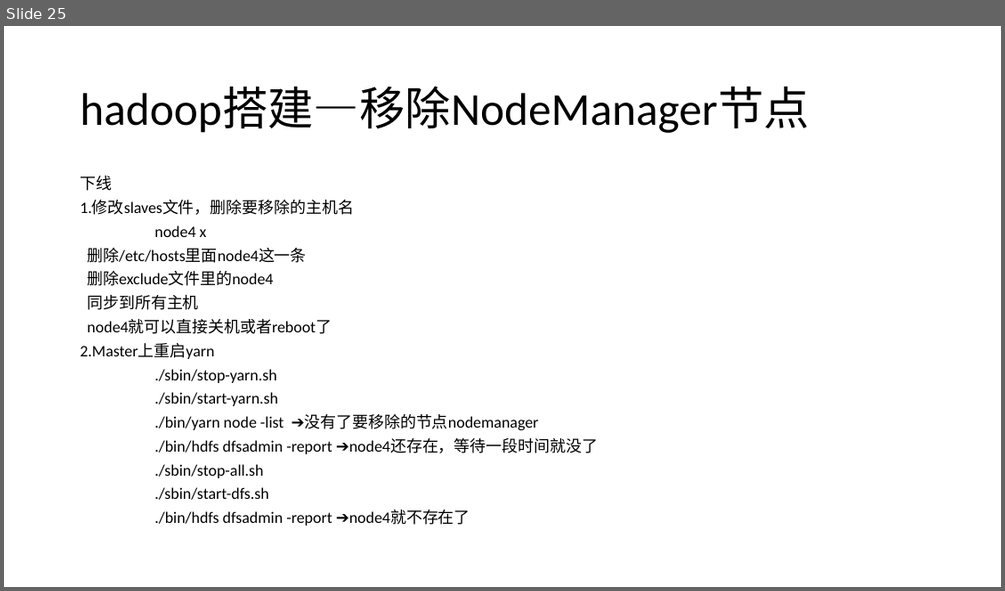
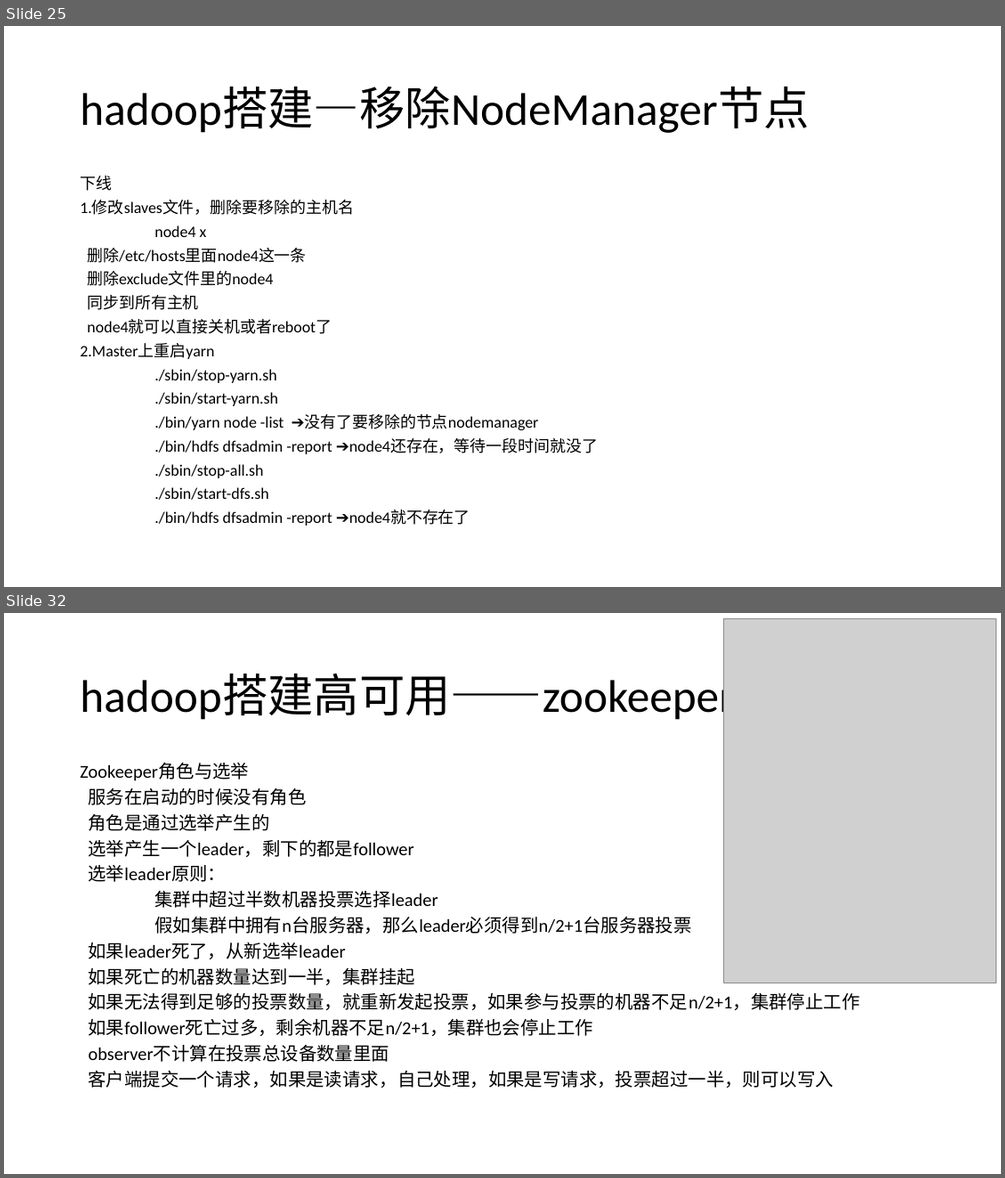
Before and after one commit to MX-Steve/nsd01, a slide deck: bixiejianpu/hadoop/bigData.pptx. Shown one above the other, each under a label of ours: slide 25 before the commit, slides 25 and 32 after it; the slides between them are not shown. The pictures are 1005x591 and 1005x1178 pixels, drawn with LibreOffice and Linux fonts; fonts in the diff are those of the drawing; grey boxes stand for pictures. Boxes give left, top, right and bottom in pixels: in the first picture for what was removed or moved away, otherwise in the second. Text is boxed around its words. In the diff, an @@ line names an element or a change of style, - is before the commit and + after.

```diff
--- a/bixiejianpu/hadoop/bigData.pptx
+++ b/bixiejianpu/hadoop/bigData.pptx
@@ slide 32 added at bbox=[4, 613, 1001, 1174], background #FFFFFF @@
@@ picture added at bbox=[724, 619, 996, 982] @@
@@ title added at bbox=[80, 674, 735, 722], 44 pt, text #000000 @@
+hadoop搭建高可用——zookeeper
@@ text added at bbox=[80, 763, 860, 1087], 17.5 pt, text #000000 @@
+Zookeeper角色与选举
+服务在启动的时候没有角色
+角色是通过选举产生的
+选举产生一个leader，剩下的都是follower
+选举leader原则：
+集群中超过半数机器投票选择leader
+假如集群中拥有n台服务器，那么leader必须得到n/2+1台服务器投票
+如果leader死了，从新选举leader
+如果死亡的机器数量达到一半，集群挂起
+如果无法得到足够的投票数量，就重新发起投票，如果参与投票的机器不足n/2+1，集群停止工作
+如果follower死亡过多，剩余机器不足n/2+1，集群也会停止工作
+observer不计算在投票总设备数量里面
+客户端提交一个请求，如果是读请求，自己处理，如果是写请求，投票超过一半，则可以写入
```
Also in this commit, not shown: 5 slides changed, 8 other slides added.
